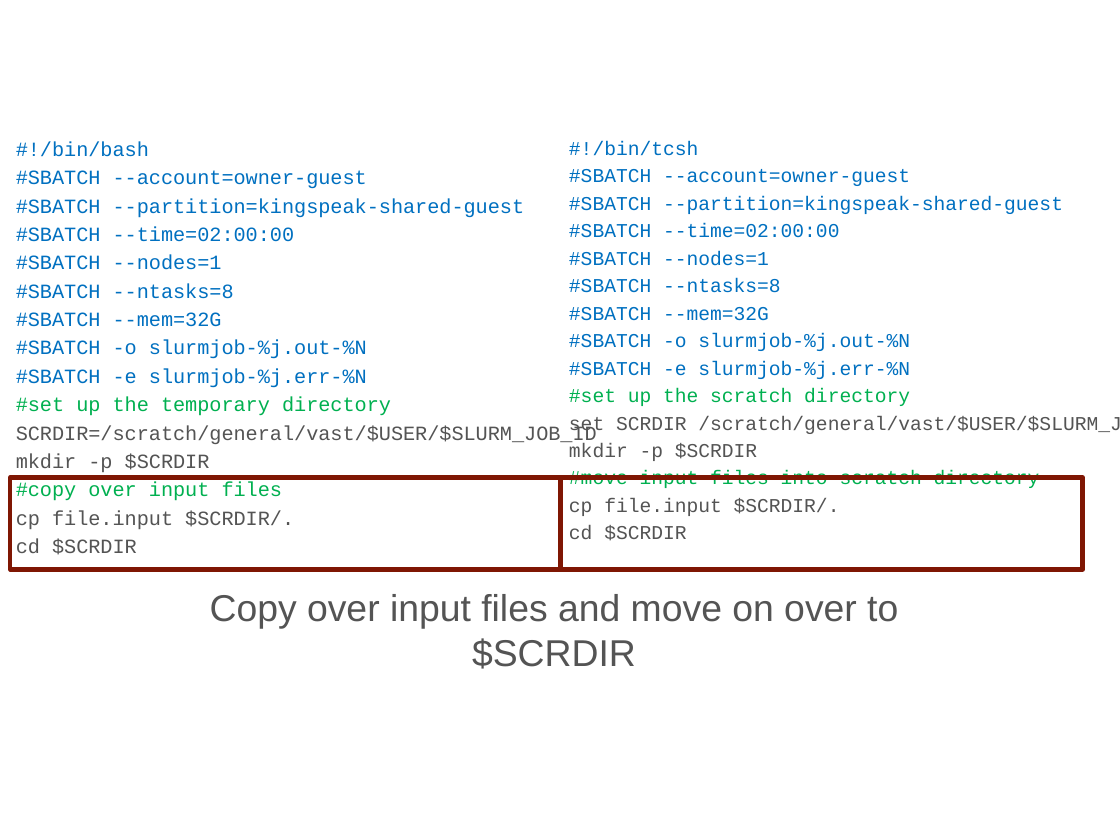
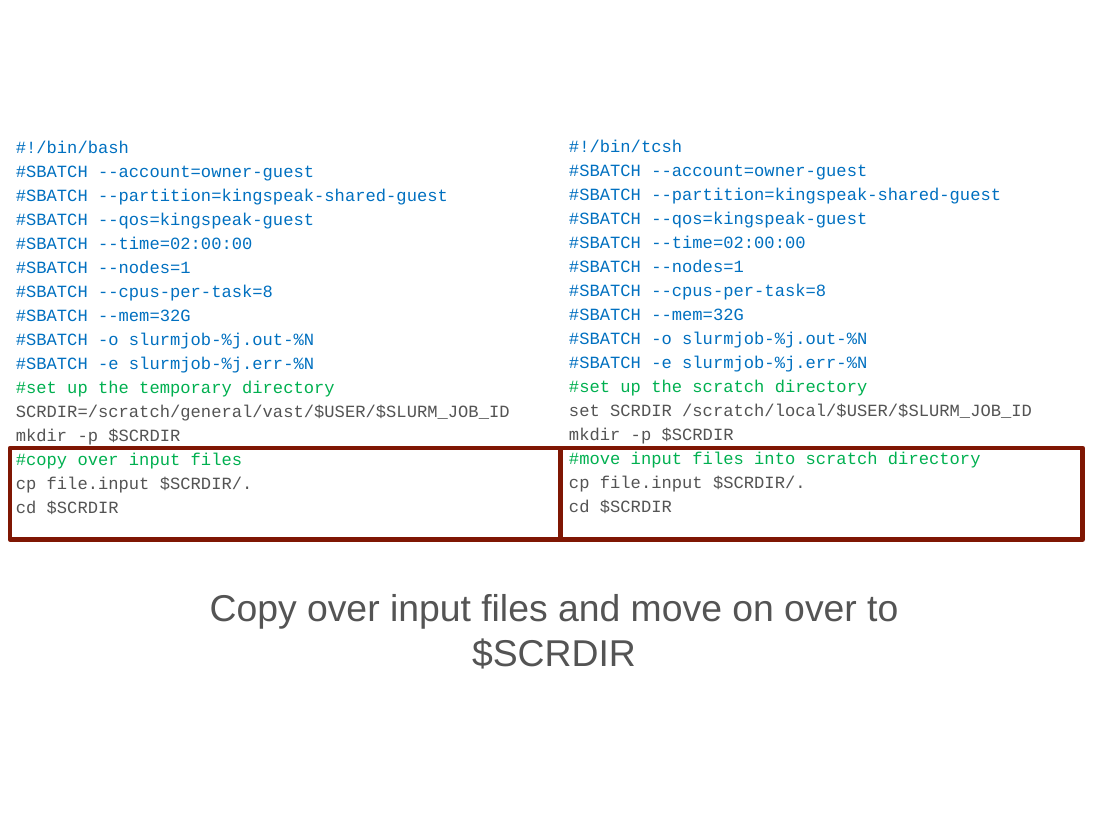
Before and after one commit to chpc-uofu/slurm-lectures, a slide deck: slide 24 of running-jobs-at-chpc.pptx. Drawn at 1120x840 pixels with LibreOffice and Linux fonts; fonts in the diff are those of the drawing; background and template pictures are left out. Boxes give left, top, right and bottom in pixels: in the first picture for what was removed or moved away, otherwise in the second. Text is boxed around its words. In the diff, an @@ line names an element or a change of style, - is before the commit and + after.

```diff
--- a/running-jobs-at-chpc.pptx
+++ b/running-jobs-at-chpc.pptx
@@ text at (16, 140, 510, 514): size 13 to 11 pt in "#!/bin/bash", "#SBATCH --account=owner-guest", "#SBATCH --partition=kingspeak-shared-guest", "#SBATCH --time=02:00:00" and 10 more places @@
@@ text at (569, 140, 1001, 513): size 12.6 to 11 pt in "#!/bin/tcsh", "#SBATCH --account=owner-guest", "#SBATCH --partition=kingspeak-shared-guest", "#SBATCH --time=02:00:00" and 9 more places @@
@@ text at (16, 212, 314, 229): paragraph added @@
+#SBATCH --qos=kingspeak-guest
@@ text at (569, 212, 867, 228): paragraph added @@
+#SBATCH --qos=kingspeak-guest
@@ text at (16, 284, 273, 301): text changed; size 13 to 11 pt @@
-#SBATCH --ntasks=8
+#SBATCH --cpus-per-task=8
@@ text at (569, 284, 826, 300): text changed; size 12.6 to 11 pt @@
-#SBATCH --ntasks=8
+#SBATCH --cpus-per-task=8
@@ text at (569, 403, 1032, 418): text changed; size 12.6 to 11 pt @@
-set SCRDIR /scratch/general/vast/$USER/$SLURM_JOB_ID
+set SCRDIR /scratch/local/$USER/$SLURM_JOB_ID
@@ rectangle: place and size @@
-rectangle at (10, 477, 561, 569)
+rectangle at (10, 448, 561, 540)
@@ rectangle: place and size @@
-rectangle at (560, 477, 1083, 569)
+rectangle at (560, 448, 1083, 540)
```
Also in this commit, not shown: 18 other slides changed, 1 other file.
